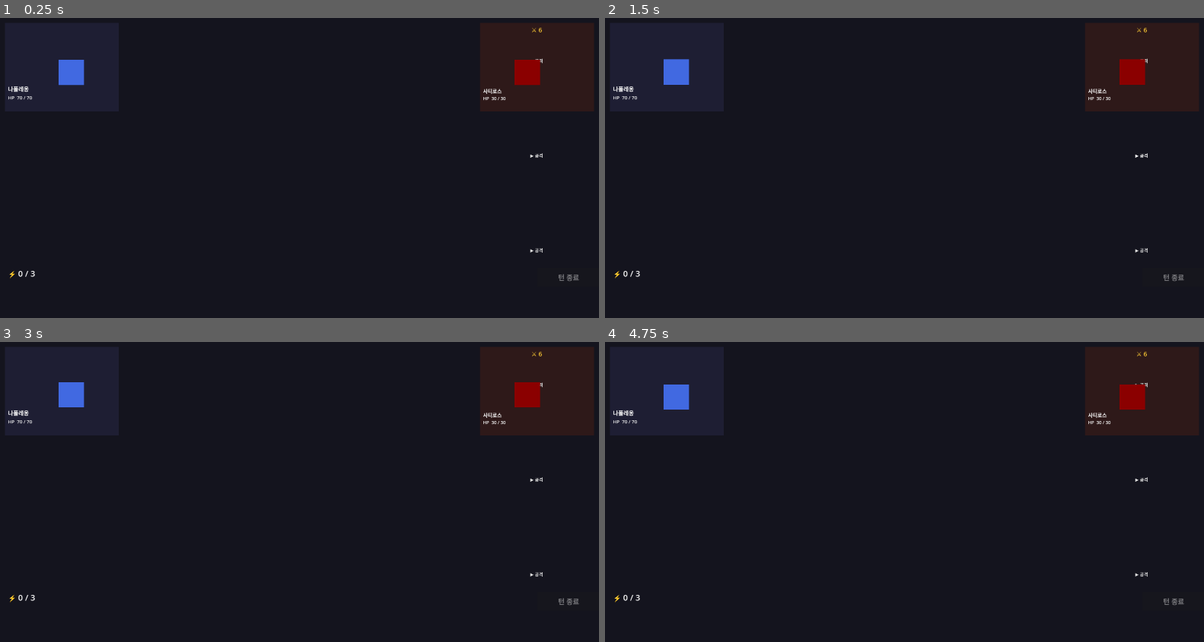
Above: before the commit, frames 1-4 (two rows, left to right).
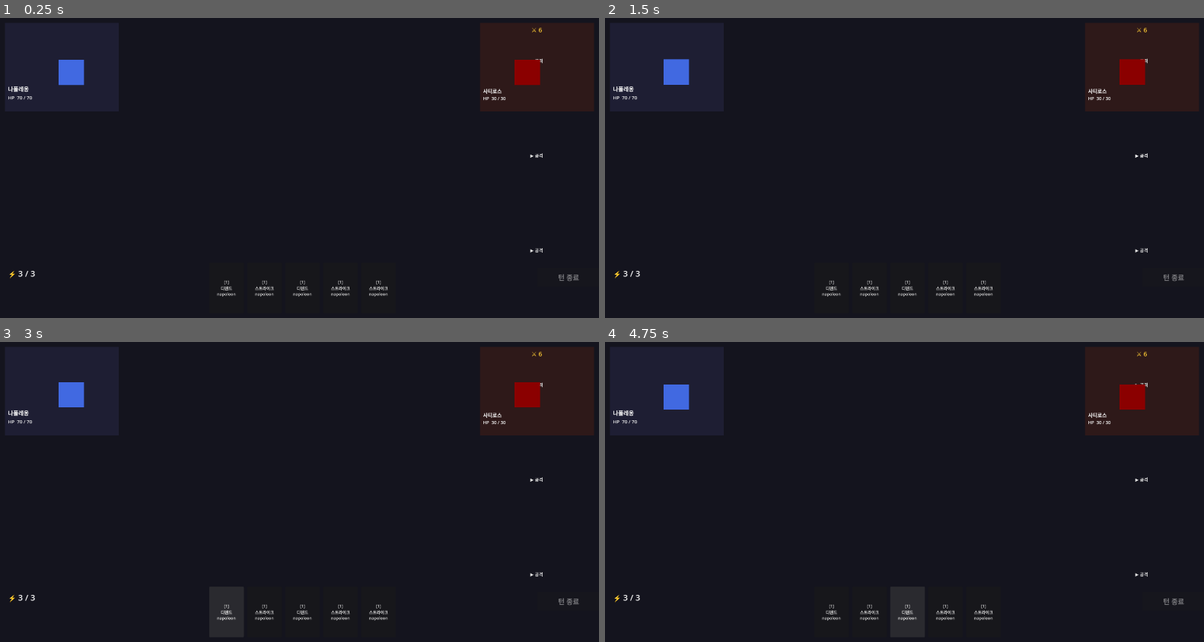
Above: after the commit, the same moments.

Repository: l980l/stsl
Game: Godot game, scene res://scenes/battle/battle_scene.tscn
Two runs of this game, one before a commit and one after it. Both use one fixed random seed, a clock stepped at 60 frames per second and the inputs below. The project has no main scene, so this scene is started directly.
Inputs (mouse positions are in pixels of both pictures, inside the frame that each line leads up to):
- Up to frame 1 (0.25 s): no input
- Up to frame 2 (1.5 s): click "▶ 공격" at 0.5 s; click "▶ 공격" at 1.25 s
- Up to frame 3 (3 s): click "▶ 공격" at 2 s; click (227, 612) at 2.75 s, where only the run after the commit has a clickable "[1] 디펜드 napoleon"
- Up to frame 4 (4.75 s): click (868, 612) at 3.5 s, where only the run after the commit has a clickable "[1] 스트라이크 napoleon"; click (910, 612) at 4.25 s, where only the run after the commit has a clickable "[1] 디펜드 napoleon"

The runs differ from the first frame. In frame 1, 0.3% of the frame differs, in the area x 3-65%, y 84-93%; in frame 2, 0.3%; in frame 3, 0.3%; in frame 4, 0.3%.

Commit message:
feat: 카드 핸드 + 에너지 표시 (Plan 03 Task 3)
Co-Authored-By: Claude Sonnet 4.6 <noreply@anthropic.com>

Diff:
--- a/scenes/battle/battle_scene.gd
+++ b/scenes/battle/battle_scene.gd
@@ -327,7 +327,36 @@
 # ─────────────────────────────────────────────
 
 func _refresh_hand() -> void:
-	pass
+	for btn in _card_buttons:
+		if is_instance_valid(btn):
+			btn.queue_free()
+	_card_buttons.clear()
+
+	var hand: Array = DeckManager.hand
+	if hand.is_empty():
+		return
+
+	var total_w: float = hand.size() * (CARD_W + 10) - 10
+	var start_x: float = (WINDOW_W - total_w) / 2.0
+
+	for i in range(hand.size()):
+		var card: Resource = hand[i]
+		var can_play: bool = DeckManager.can_play(card)
+
+		var btn := Button.new()
+		btn.position = Vector2(start_x + i * (CARD_W + 10), BOTTOM_Y)
+		btn.size = Vector2(CARD_W, CARD_H)
+
+		var card_name: String = card.get("card_name") if card.get("card_name") != null else "?"
+		var owner_id: String = card.get("owner_id") if card.get("owner_id") != null else ""
+		btn.text = "[%d]\n%s\n%s" % [card.cost, card_name, owner_id]
+		btn.add_theme_font_size_override("font_size", 13)
+		btn.disabled = not can_play
+
+		var captured_card := card
+		btn.pressed.connect(func(): _on_card_pressed(captured_card))
+		add_child(btn)
+		_card_buttons.append(btn)
 
 # ─────────────────────────────────────────────
 # 인터랙션 핸들러 (Task 4~5에서 구현)
@@ -348,8 +377,12 @@
 func _on_enemy_turn_started() -> void:
 	pass
 
-func _on_energy_changed(_new_energy: int) -> void:
-	pass
+func _on_energy_changed(new_energy: int) -> void:
+	_energy_label.text = "⚡ %d / %d" % [new_energy, DeckManager.MAX_ENERGY]
+	# 카드 버튼 활성/비활성 갱신
+	var hand: Array = DeckManager.hand
+	for i in range(min(_card_buttons.size(), hand.size())):
+		_card_buttons[i].disabled = not DeckManager.can_play(hand[i])
 
 func _on_card_played(_card: Resource) -> void:
 	pass
